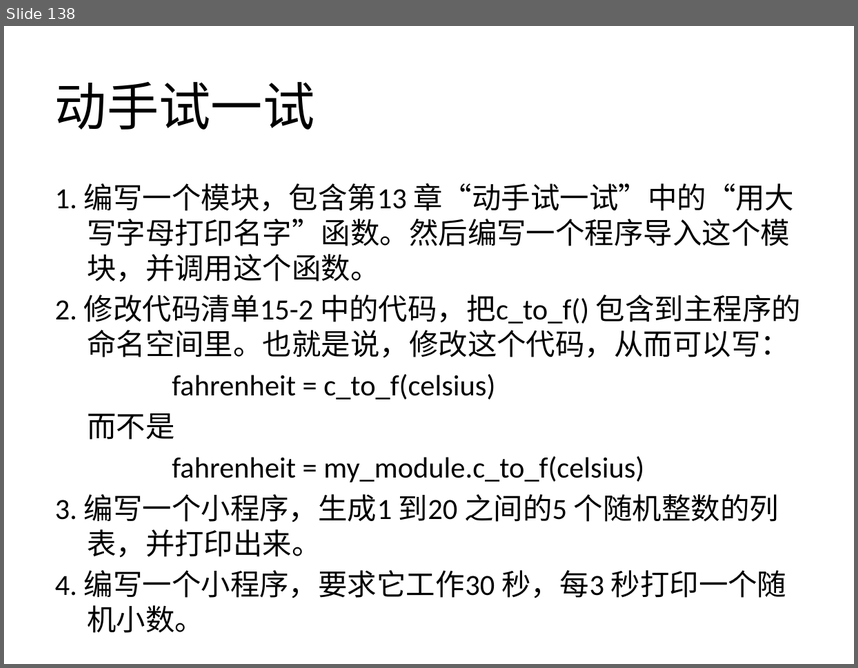
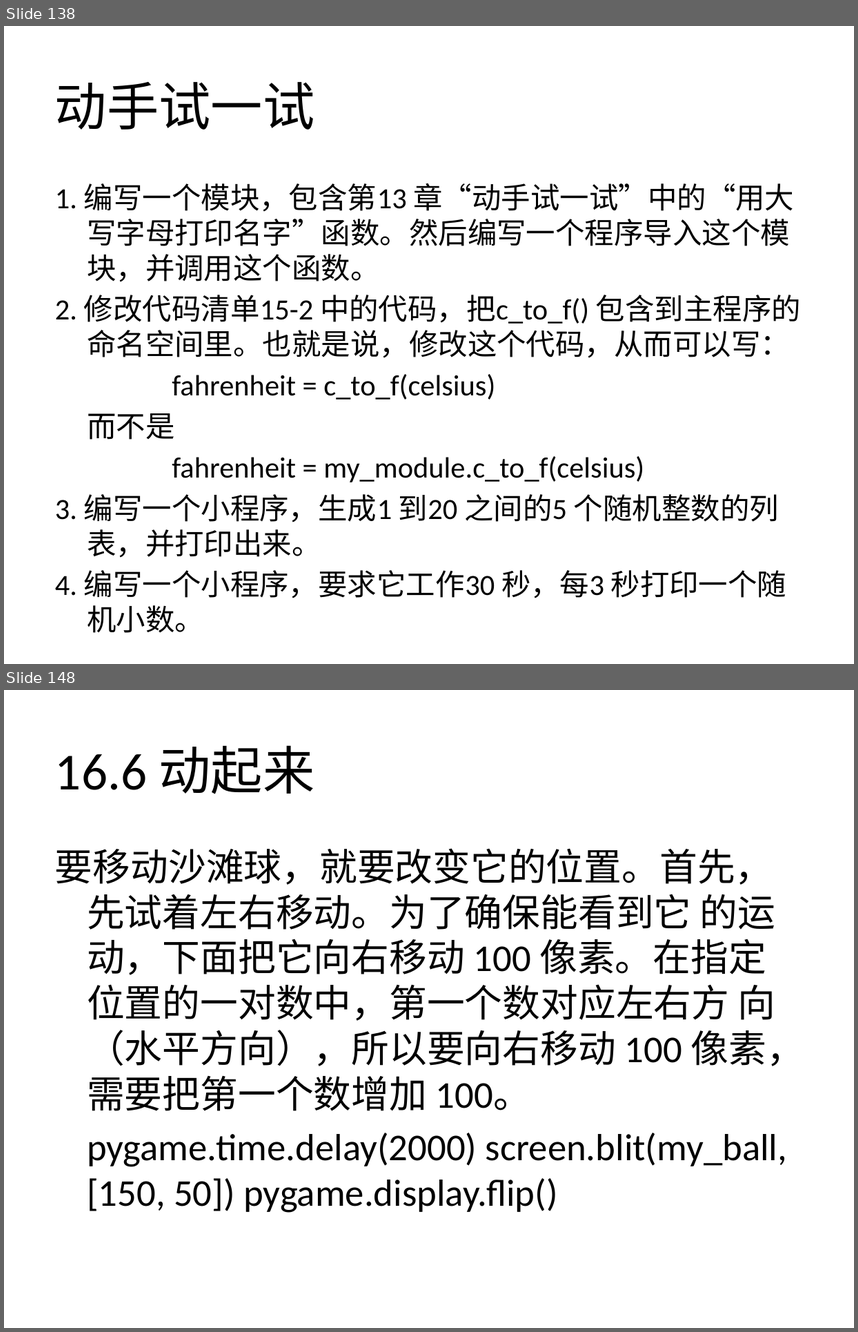
Before and after one commit to zhinan18/Python3, a slide deck: readme/Python3.pptx. Shown one above the other, each under a label of ours: slide 138 before the commit, slides 138 and 148 after it; the slides between them are not shown. The pictures are 858x668 and 858x1332 pixels, drawn with LibreOffice and Linux fonts; fonts in the diff are those of the drawing. Boxes give left, top, right and bottom in pixels: in the first picture for what was removed or moved away, otherwise in the second. Text is boxed around its words. In the diff, an @@ line names an element or a change of style, - is before the commit and + after.

```diff
--- a/readme/Python3.pptx
+++ b/readme/Python3.pptx
@@ slide 148 added at (4, 690, 854, 1328), background #FFFFFF @@
@@ title added at (55, 745, 315, 794), 44 pt, text #000000 @@
+16.6 动起来
@@ text added at (55, 848, 804, 1212), 32 pt, text #000000 @@
+要移动沙滩球，就要改变它的位置。首先，先试着左右移动。为了确保能看到它 的运动，下面把它向右移动 100 像素。在指定位置的一对数中，第一个数对应左右方 向（水平方向），所以要向右移动 100 像素，需要把第一个数增加 100。
+pygame.time.delay(2000) screen.blit(my_ball,[150, 50]) pygame.display.flip()
```
Also in this commit, not shown: 13 other slides added, 19 other files.
